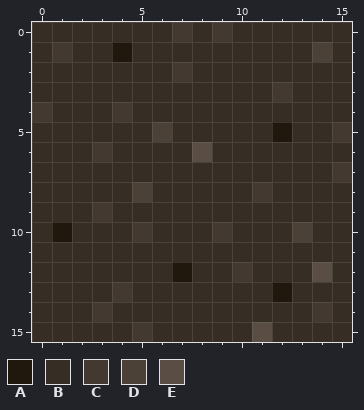
Pixel-art sprite, stored at stuff/images/dirt.png. The picture above was drawn from the file before the commit.
The file is 16x16 pixels.
Palette (. is transparent): A #20170d  B #362d24  C #433930  D #4b4137  E #5a4d44
Pixels before, first column x 0:
 0 BBBBBBBCBCBBBBBB
 1 BCBBABBBBBBBBBDB
 2 BBBBBBBCBBBBBBBB
 3 BBBBBBBBBBBBCBBB
 4 CBBBCBBBBBBBBBBB
 5 BBBBBBDBBBBBABBC
 6 BBBCBBBBEBBBBBBB
 7 BBBBBBBBBBBBBBBC
 8 BBBBBDBBBBBCBBBB
 9 BBBCBBBBBBBBBBBB
10 BABBBCBBBCBBBDBB
11 BBBBBBBBBBBBBBBB
12 BBBBBBBABBCBBBEB
13 BBBBCBBBBBBBABBB
14 BBBCBBBBBBBBBBCB
15 BBBBBCBBBBBEBBBB
New version:
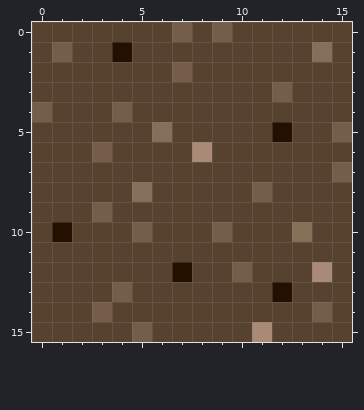
The author wrote: Lighten dirt; add grassy rocks
Changes in this commit:
colour A: #20170d -> #241000
colour B: #362d24 -> #56422e
colour C: #433930 -> #745d49
colour D: #4b4137 -> #866f58
colour E: #5a4d44 -> #a88a76
